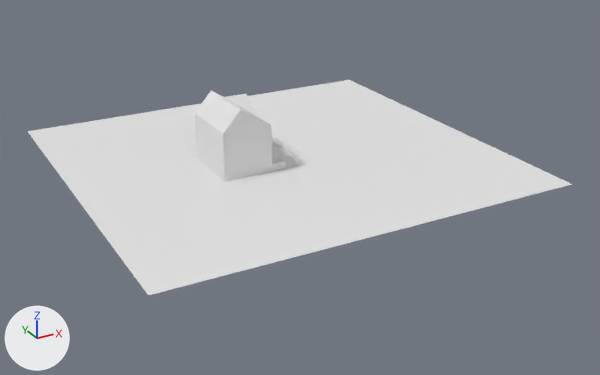
A saved change to the Blender file Assets/modelling/blend/house.blend.
One viewpoint serves both versions: a 50 mm camera at (-50.2, -113.3, 50.1) aimed at (9.4, -5.0, -4.1). Arrows for +X, +Y and +Z are at lower left; the lights stay in place.

In view in the first picture: 'ground', 'house'.
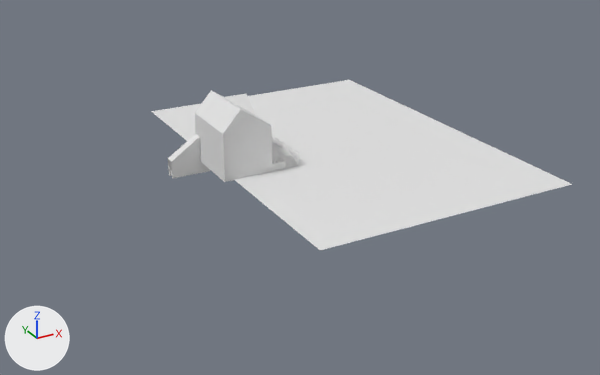
Boxes [x1, y1, x2, y2] around the edits, measured in the pictures (600 x 375 px):
'ground', reshaped (23% narrower, 21% shorter): before [27, 80, 572, 295]; after [151, 80, 572, 250]
'house stairs.001', added: after [169, 155, 210, 179]
part 2 of me_cube_004, built on: after [168, 134, 201, 178]

What the commit changed:
me_plane_001 has 4 vertices, 1 face and spans x -7.5..7.5, y -7.5..7.5, z 0.0.
me_plane_001 is used by ob_ground; location (8.1, 0.0, 0.0); scale (4.47, 4.25, 1.0).
Part 1, on me_plane_001:
Vertex 0 of me_plane_001 moves from (-7.5, -7.5, 0.0) at pixel (148, 295) to (-2.4, -7.5, 0.0) at pixel (320, 250).
Vertex 2 of me_plane_001 moves from (-7.5, 7.5, 0.0) at pixel (27, 131) to (-2.4, 7.5, 0.0) at pixel (151, 111).
me_cube_004 is used by ob_house_stairs; location (-3.2, 1.4, 2.8); rotation (0.0, 0.0, -1.571), in degrees (0, 0, -90); scale (1.8, 1.61, 1.19).
me_cube_004 had 144 vertices, 103 faces and spanned x -2.23..1.42, y -0.46..0.46, z -1.35..1.35.
me_cube_004 now has 172 vertices, 122 faces and spans x -2.3..1.42, y -3.62..0.46, z -4.04..1.35.
Part 2, on me_cube_004:
7 faces are deleted.
21 vertices are added at x -2.3..-1.18, y -3.62..0.46, z -4.04..1.13.
7 new vertices lie (0.92, 0.0, 0.0) away from vertices in x -2.2, y -3.62..0.46, z -1.58..1.13.
26 new faces join them.
Object 'house stairs.001' (ob_house_stairs_001) is new; it shows a copy of the mesh of ob_house_stairs.
Its location is (-6.5, 4.6, -0.4).
Its rotation in degrees is (0, 0, -180).
Its scale is (1.8, 1.61, 1.19).
